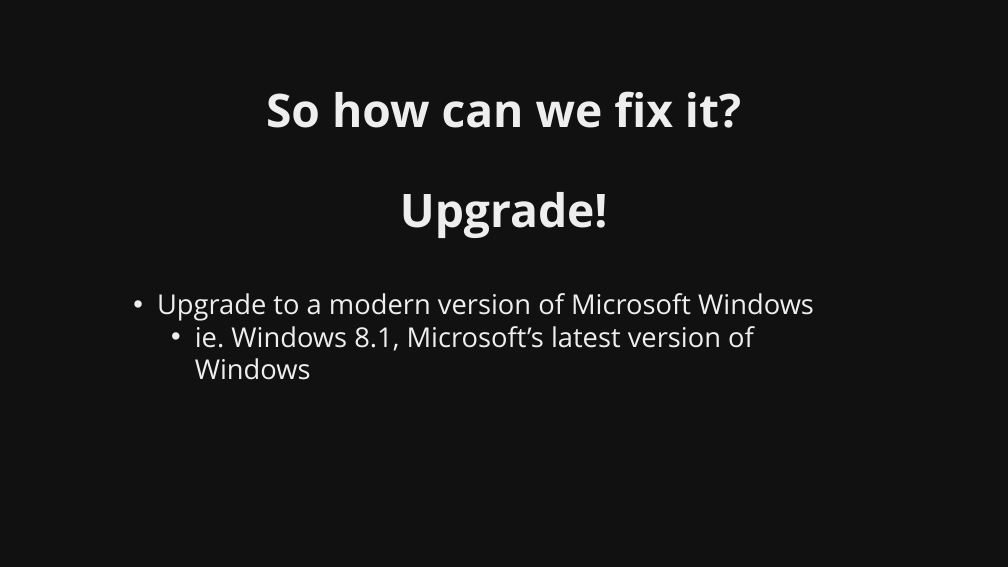
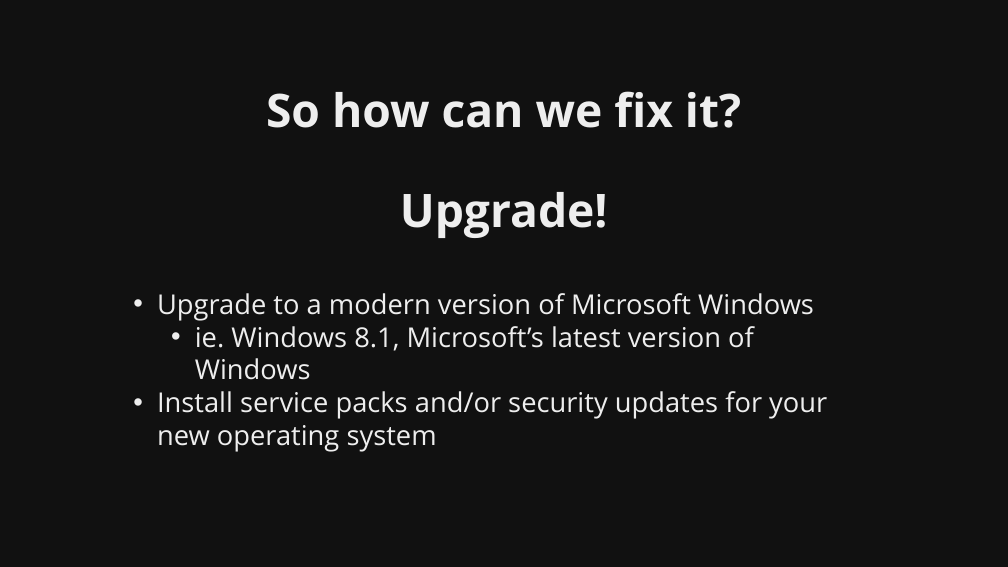
Before and after one commit to martymcflywa/ecu, a slide deck: slide 12 of year_1/sem_2/CSI1101_computer_security/0b_assignment_2_[22MAY15_0900]/dev/CSI1101_PONCE_A2_v01.pptx (slide 10 before the commit). Drawn at 1008x567 pixels with LibreOffice and Linux fonts; fonts in the diff are those of the drawing. Boxes give left, top, right and bottom in pixels: in the first picture for what was removed or moved away, otherwise in the second. Text is boxed around its words. In the diff, an @@ line names an element or a change of style, - is before the commit and + after.

```diff
--- a/year_1/sem_2/CSI1101_computer_security/0b_assignment_2_[22MAY15_0900]/dev/CSI1101_PONCE_A2_v01.pptx
+++ b/year_1/sem_2/CSI1101_computer_security/0b_assignment_2_[22MAY15_0900]/dev/CSI1101_PONCE_A2_v01.pptx
@@ text at (157, 391, 827, 452): paragraph added @@
+• Install service packs and/or security updates for your new operating system
```
Also in this commit, not shown: 5 other slides changed, 16 slides added, 3 other files.
